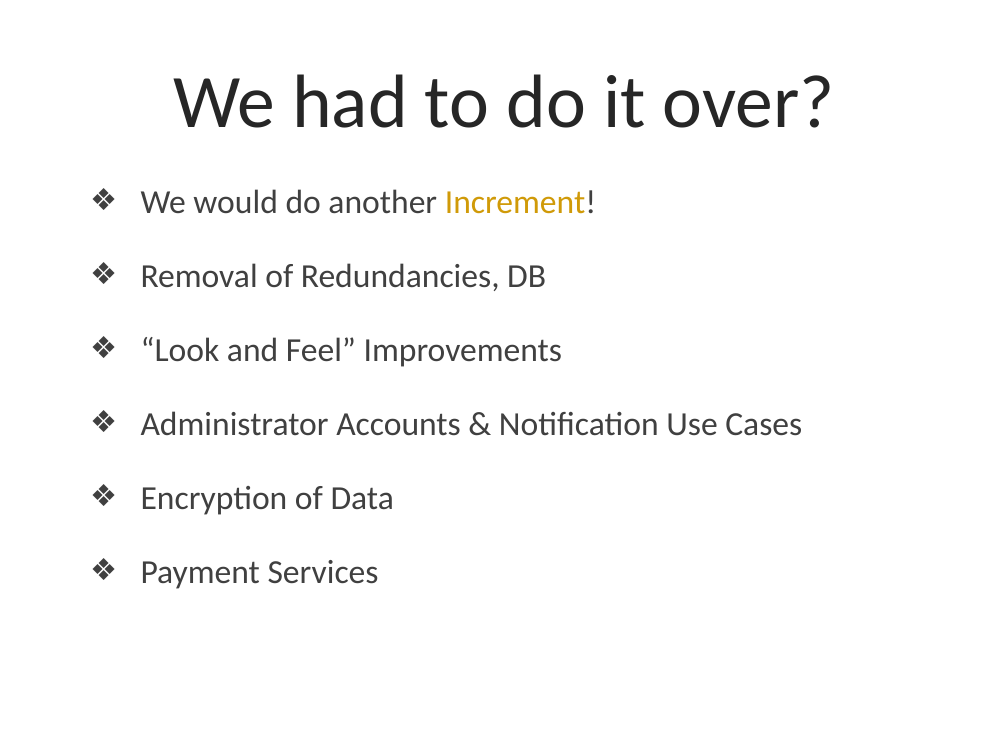
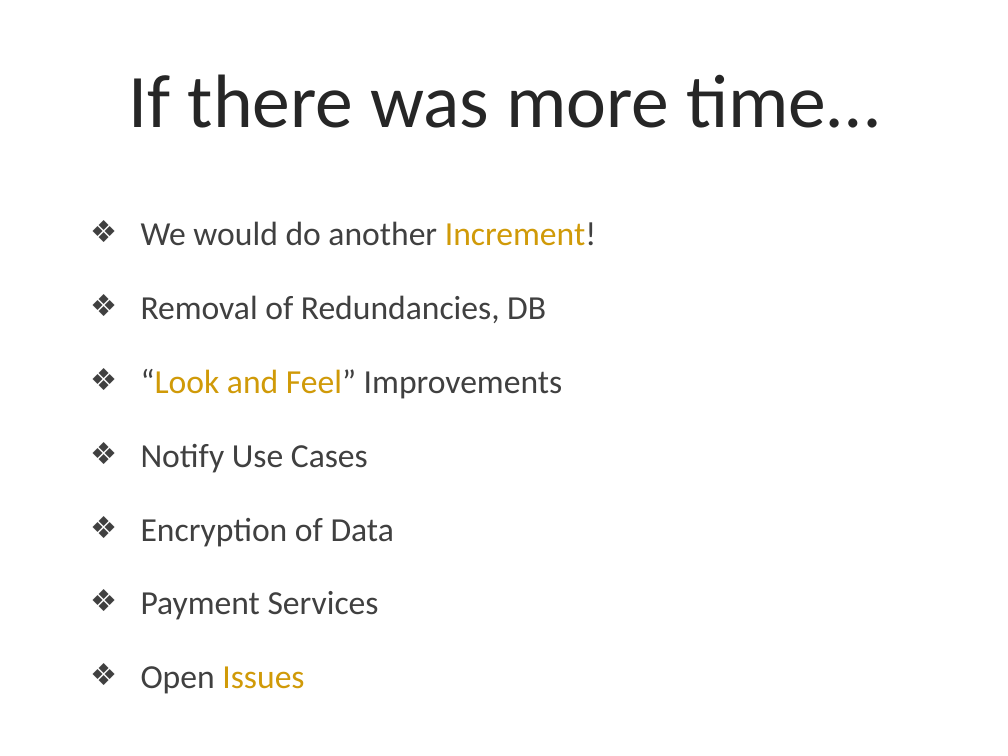
Before and after one commit to TaylorZaneKirk/Nimbus.io, a slide deck: slide 14 of Documentation/Presentation2.pptx (slide 13 before the commit). Drawn at 1008x756 pixels with LibreOffice and Linux fonts; fonts in the diff are those of the drawing; background and template pictures are left out. Boxes give left, top, right and bottom in pixels: in the first picture for what was removed or moved away, otherwise in the second. Text is boxed around its words. In the diff, an @@ line names an element or a change of style, - is before the commit and + after.

```diff
--- a/Documentation/Presentation2.pptx
+++ b/Documentation/Presentation2.pptx
@@ title at (129,74,879,128): text changed @@
-We had to do it over?
+If there was more time…
@@ text "We would do another Increment!": place and size @@
-text "We would do another Increment!" at (141,189,802,589)
+text "We would do another Increment!" at (141,221,596,694)
@@ text at (141,369,563,399): text colour #404040 to #D09A08 in "“Look and Feel”" @@
@@ text at (141,444,368,473): text changed @@
-❖ Administrator Accounts & Notification Use Cases
+❖ Notify Use Cases
@@ text at (141,666,304,694): paragraph added @@
+❖ Open Issues
```
Also in this commit, not shown: 6 other slides changed, 2 slides added, 6 other files.
